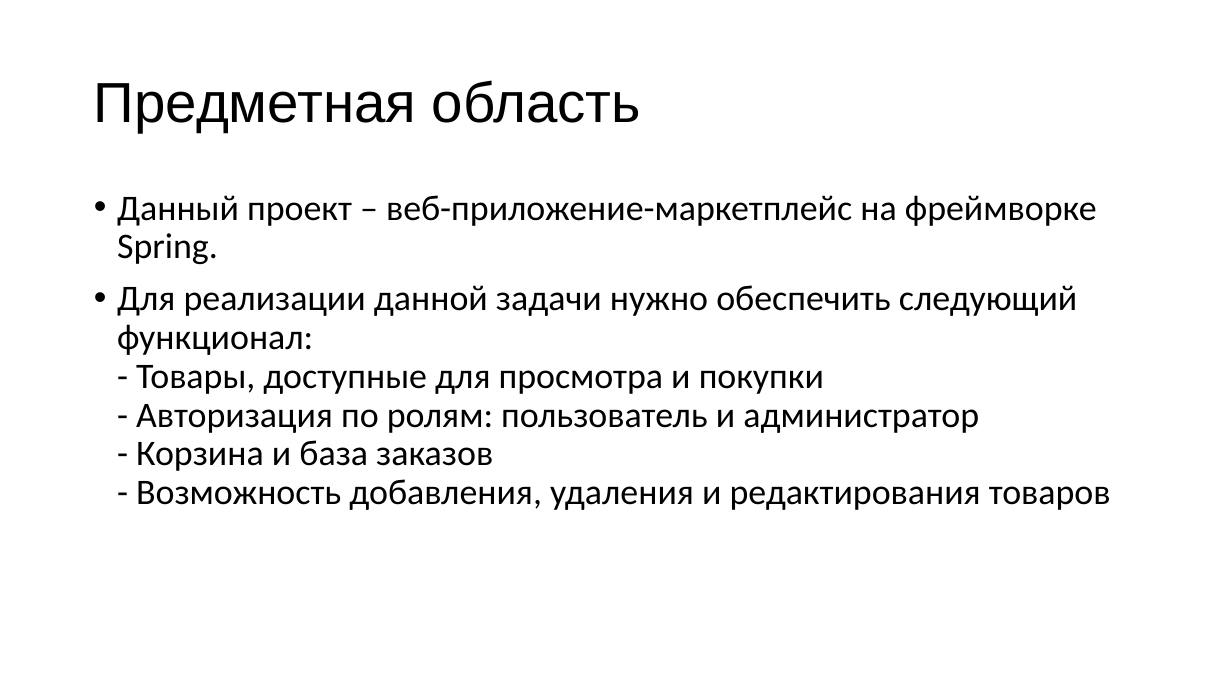
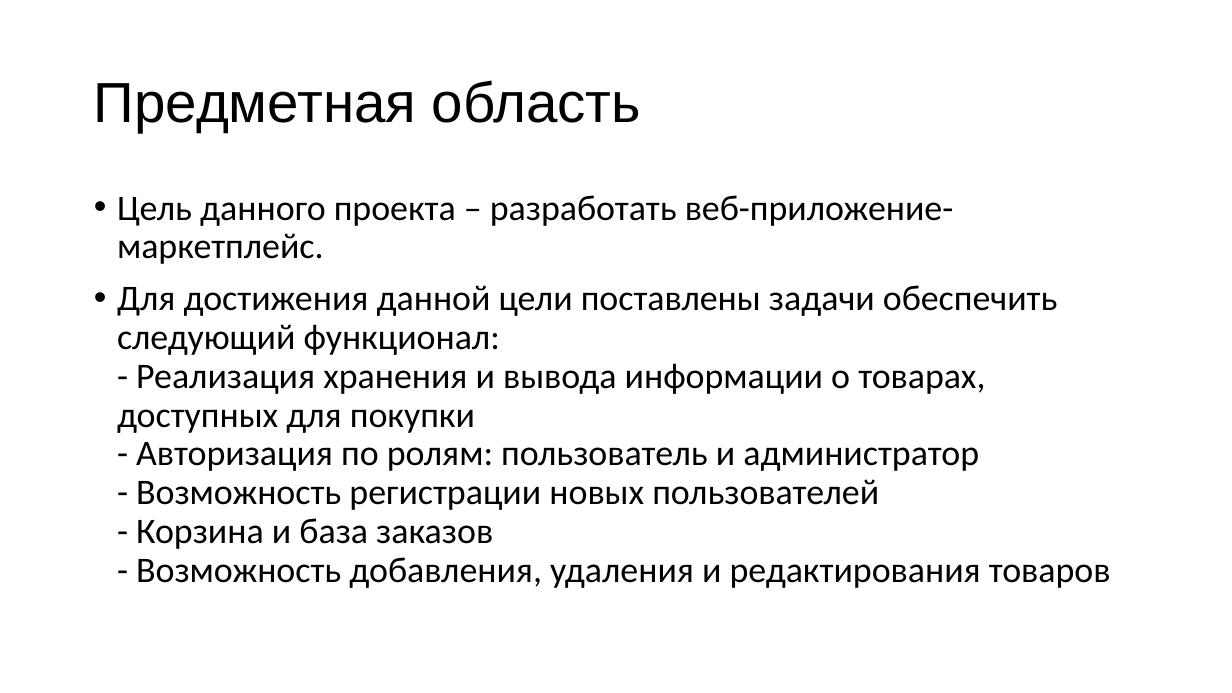
Before and after one commit to Elena-Cherkesova/fsj_spring, a slide deck: slide 2 of Cherkesova_FSJ_Presentation_Report.pptx. Drawn at 1232x693 pixels with LibreOffice and Linux fonts; fonts in the diff are those of the drawing. Boxes give left, top, right and bottom in pixels: in the first picture for what was removed or moved away, otherwise in the second. Text is boxed around its words. In the diff, an @@ line names an element or a change of style, - is before the commit and + after.

```diff
--- a/Cherkesova_FSJ_Presentation_Report.pptx
+++ b/Cherkesova_FSJ_Presentation_Report.pptx
@@ text at [117, 195, 1111, 588]: text changed @@
-• Данный проект – веб-приложение-маркетплейс на фреймворке Spring.
-• Для реализации данной задачи нужно обеспечить следующий функционал:
-  - Товары, доступные для просмотра и покупки
-  - Авторизация по ролям: пользователь и администратор
-  - Корзина и база заказов
-  - Возможность добавления, удаления и редактирования товаров
+• Цель данного проекта – разработать веб-приложение-маркетплейс.
+• Для достижения данной цели поставлены задачи обеспечить следующий функционал:
+  - Реализация хранения и вывода информации о товарах, доступных для покупки
+  - Авторизация по ролям: пользователь и администратор
+  - Возможность регистрации новых пользователей
+  - Корзина и база заказов
+  - Возможность добавления, удаления и редактирования товаров
```
Also in this commit, not shown: 2 other slides changed, 3 slides added, 2 slides removed, 9 other files.
